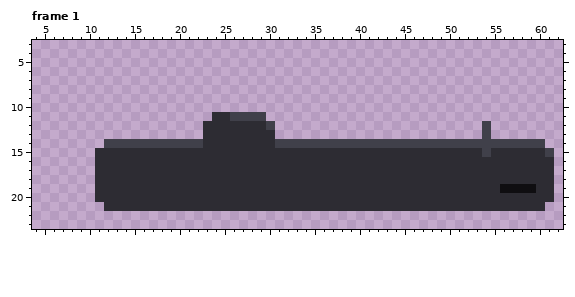
Edited in one commit: pixel-art file (src/entities/player/player.aseprite). Above is the file before it was changed.
73x31 pixels, 1 frame. Shown: frame 1: x 4..62, y 3..23. The old version is drawn lined up with the new one, on the new canvas. The commit also changed other frames, which this record leaves out.
The same view after the edit:
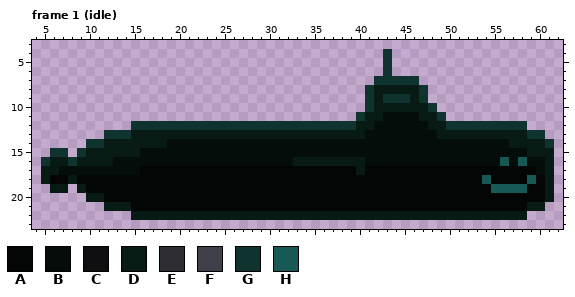
Palette (. is transparent): A #040605  B #040d09  C #0f0e11  D #081a14  E #2d2c33  F #40404a  G #0f332e  H #165955
Edits made:
canvas 73x31 -> 72x30, the old top-left corner now at 0,1 (the part of the old canvas that was cut away was empty and is not shown)
--- frame 1 (idle)
@@ x 4..62 @@
  3 ...........................................................
- 4 ...........................................................
- 5 ...........................................................
- 6 ...........................................................
- 7 ...........................................................
- 8 ...........................................................
- 9 ...........................................................
-10 ...........................................................
-11 ....................EEFFFF.................................
-12 ...................EEEEEEEF.......................F........
-13 ...................EEEEEEEE.......................F........
-14 ........FFFFFFFFFFFEEEEEEEEFFFFFFFFFFFFFFFFFFFFFFFFFFFFFF..
-15 .......EEEEEEEEEEEEEEEEEEEEEEEEEEEEEEEEEEEEEEEEEEEFEEEEEEF.
-16 .......EEEEEEEEEEEEEEEEEEEEEEEEEEEEEEEEEEEEEEEEEEEEEEEEEEE.
-17 .......EEEEEEEEEEEEEEEEEEEEEEEEEEEEEEEEEEEEEEEEEEEEEEEEEEE.
-18 .......EEEEEEEEEEEEEEEEEEEEEEEEEEEEEEEEEEEEEEEEEEEEEEEEEEE.
-19 .......EEEEEEEEEEEEEEEEEEEEEEEEEEEEEEEEEEEEEEEEEEEEECCCCEE.
-20 .......EEEEEEEEEEEEEEEEEEEEEEEEEEEEEEEEEEEEEEEEEEEEEEEEEEE.
-21 ........EEEEEEEEEEEEEEEEEEEEEEEEEEEEEEEEEEEEEEEEEEEEEEEEE..
-22 ...........................................................
+ 4 .......................................G...................
+ 5 .......................................G...................
+ 6 .......................................G...................
+ 7 ......................................GGGGG................
+ 8 .....................................GDDDDDG...............
+ 9 .....................................GDGGGDG...............
+10 .....................................GDDDDDDG..............
+11 ....................................GDDBBBBDDG.............
+12 ...........GGGGGGGGGGGGGGGGGGGGGGGGGDDBBBBBBDDGGGGGGGGG....
+13 ........GGGDDDDDDDDDDDDDDDDDDDDDDDDDDBBBBBBBBDDDDDDDDDDGG..
+14 ......GGDDDDDDDBBBBBBBBBBBBBBBBBBBBBBBBBBBBBBBBBBBBBBDDDDG.
+15 ..GG.GDDDDDDBBBBBBBBBBBBBBBBBBBBBBBBBBBBBBBBBBBBBBBBBBBDDD.
+16 .GDDGDDDDBBBBBBBBBBBBBBBBBBBBDDDDDDDDBBBBBBBBBBBBBBBHBHBBD.
+17 .DDBBBBBBBBBAAAAAAAAAAAAAAAAAAAAAAAADAAAAAAAAAAAAAAAAAAABD.
+18 .DAADAAAAAAAAAAAAAAAAAAAAAAAAAAAAAAAAAAAAAAAAAAAAAHAAAAHAD.
+19 ..DD.DAAAAAAAAAAAAAAAAAAAAAAAAAAAAAAAAAAAAAAAAAAAAAHHHHAAD.
+20 ......DDAAAAAAAAAAAAAAAAAAAAAAAAAAAAAAAAAAAAAAAAAAAAAAAAAD.
+21 ........DDDAAAAAAAAAAAAAAAAAAAAAAAAAAAAAAAAAAAAAAAAAAAADD..
+22 ...........DDDDDDDDDDDDDDDDDDDDDDDDDDDDDDDDDDDDDDDDDDDD....
 23 ...........................................................
